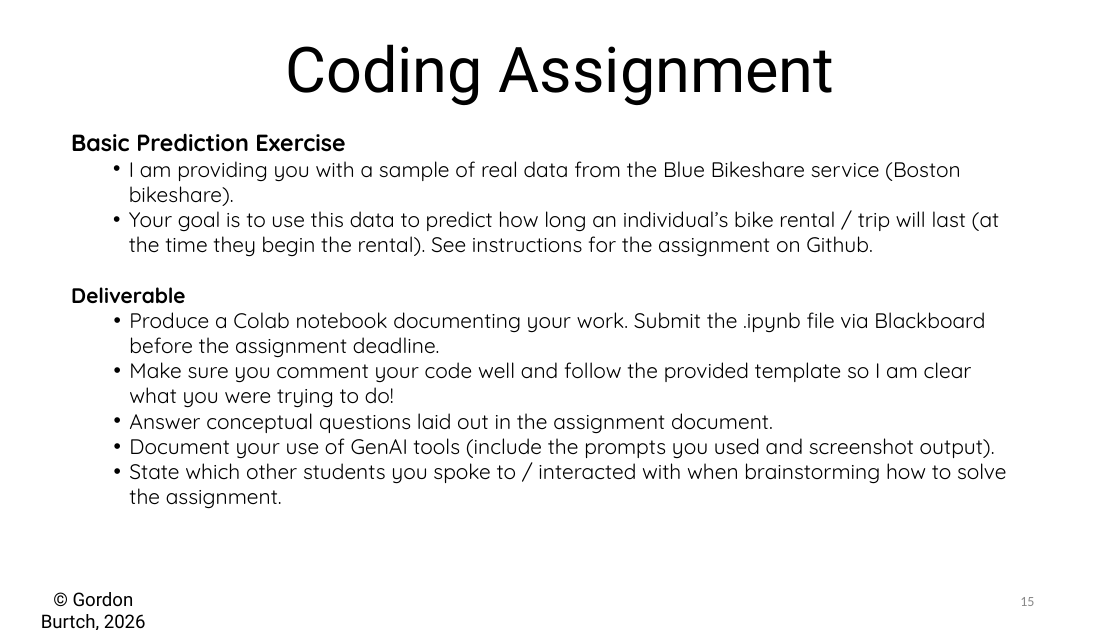
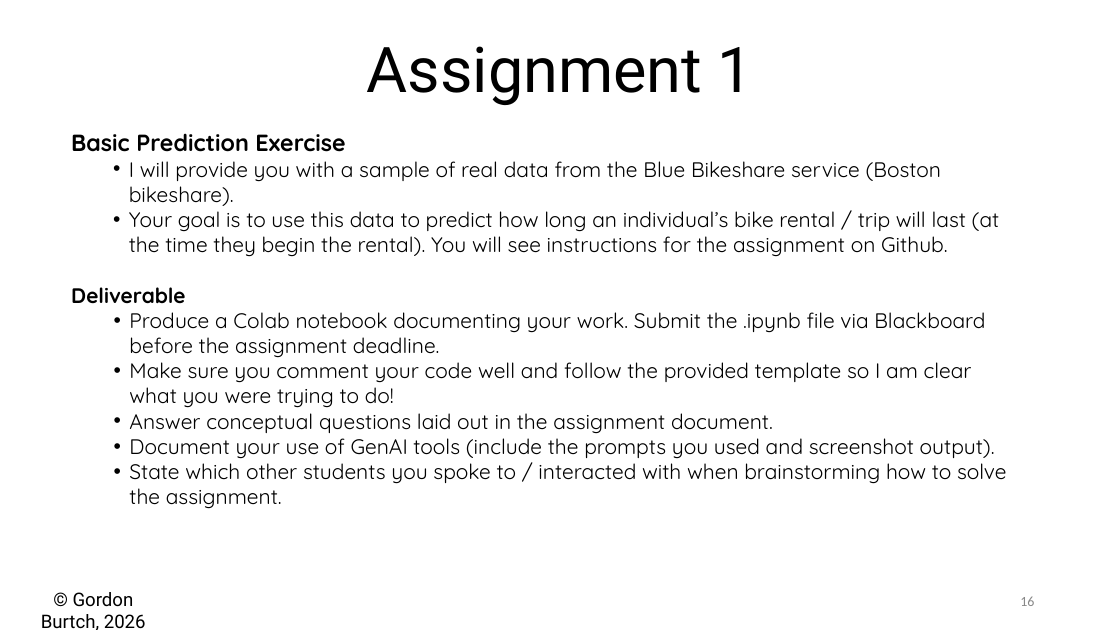
Before and after one commit to gburtch/BA865-2026, a slide deck: slide 16 of 4_Mar 26/4 - Model Fitting.pptx (slide 15 before the commit). Drawn at 1120x630 pixels with LibreOffice and Linux fonts; fonts in the diff are those of the drawing. Boxes give left, top, right and bottom in pixels: in the first picture for what was removed or moved away, otherwise in the second. Text is boxed around its words. In the diff, an @@ line names an element or a change of style, - is before the commit and + after.

```diff
--- a/4_Mar 26/4 - Model Fitting.pptx
+++ b/4_Mar 26/4 - Model Fitting.pptx
@@ text at [367, 46, 753, 105]: text changed @@
-Coding Assignment
+Assignment 1
@@ text at [129, 161, 1000, 257]: text changed @@
-  • I am providing you with a sample of real data from the Blue Bikeshare service (Boston bikeshare).
-  • Your goal is to use this data to predict how long an individual’s bike rental / trip will last (at the time they begin the rental). See instructions for the assignment on Github.
+  • I will provide you with a sample of real data from the Blue Bikeshare service (Boston bikeshare).
+  • Your goal is to use this data to predict how long an individual’s bike rental / trip will last (at the time they begin the rental). You will see instructions for the assignment on Github.
```
Also in this commit, not shown: 2 other slides changed, 1 slide added, 2 other files.
